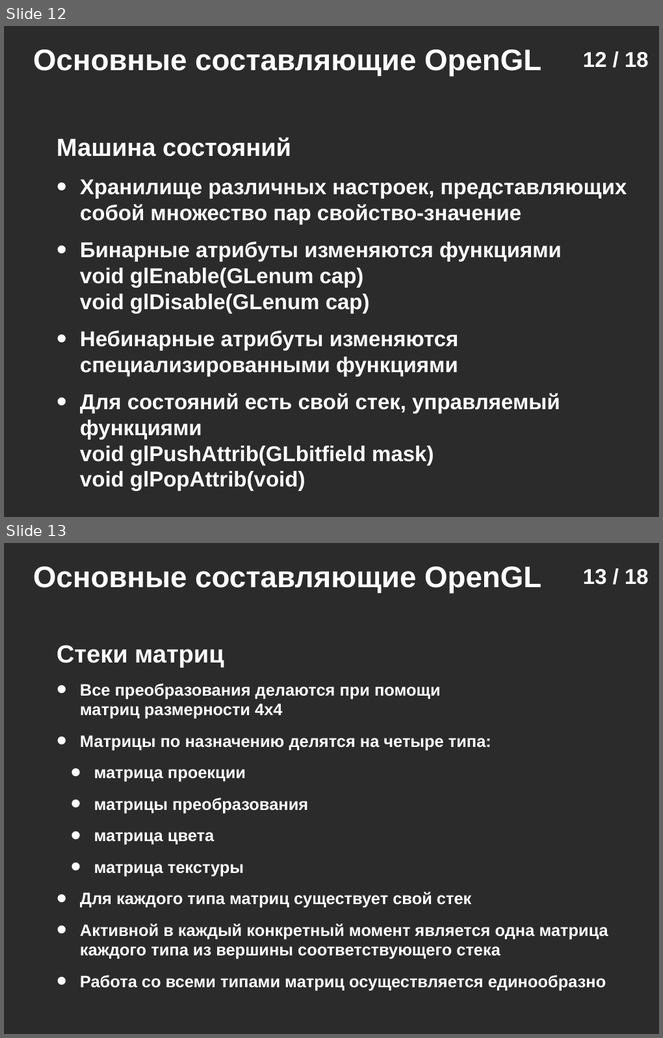
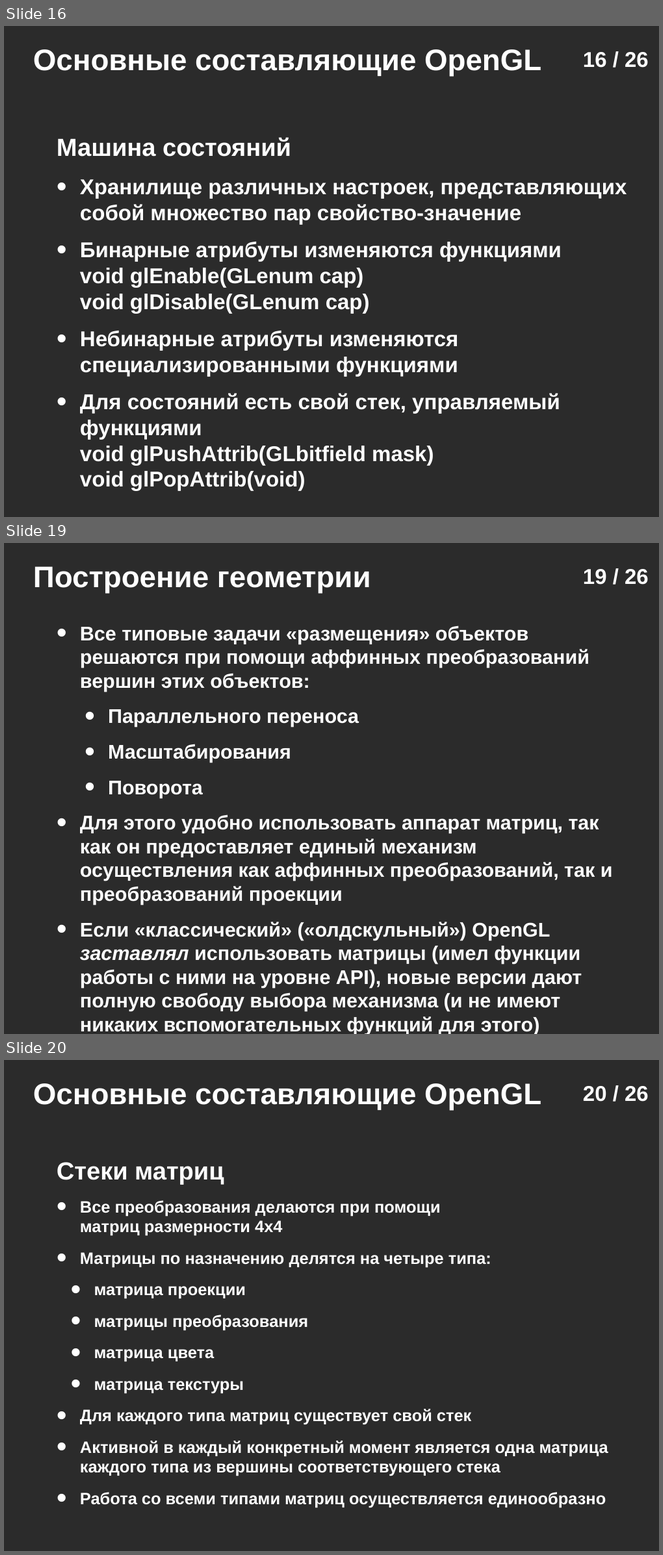
Before and after one commit to icosaeder/mmtech-lect, a slide deck: Лекции/Лекция №1/Лекция №1.odp. Shown one above the other, each under a label of ours: slides 12 and 13 before the commit, slides 16, 19 and 20 after it; the slides between them are not shown. The pictures are 663x1038 and 663x1555 pixels, drawn with LibreOffice and Linux fonts; fonts in the diff are those of the drawing; background and template pictures are left out; a plain dark background stands for a picture behind light text. Boxes give left, top, right and bottom in pixels: in the first picture for what was removed or moved away, otherwise in the second. Text is boxed around its words. In the diff, an @@ line names an element or a change of style, - is before the commit and + after.

```diff
--- a/Лекции/Лекция №1/Лекция №1.odp
+++ b/Лекции/Лекция №1/Лекция №1.odp
@@ slide 19 added at [4, 543, 659, 1034], background picture (left out) @@
@@ text added at [33, 566, 371, 593], 36 pt, text #FFFFFF, bold @@
+Построение геометрии
@@ page number added at [583, 569, 649, 585], 26 pt, text #FFFFFF, bold @@
+19 / 26
@@ text added at [80, 626, 613, 1012], 24 pt, text #FFFFFF, bold @@
+• Все типовые задачи «размещения» объектов решаются при помощи аффинных преобразований вершин этих объектов:
+    • Параллельного переноса
+    • Масштабирования
+    • Поворота
+• Для этого удобно использовать аппарат матриц, так как он предоставляет единый механизм осуществления как аффинных преобразований, так и преобразований проекции
+• Если «классический» («олдскульный») OpenGL заставлял использовать матрицы (имел функции работы с ними на уровне API), новые версии дают полную свободу выбора механизма (и не имеют никаких вспомогательных функций для этого)
@@ what was slide 12 is now slide 16 @@
@@ page number at [583, 52, 649, 68]: text changed @@
-12 / 18
+16 / 26
@@ what was slide 13 is now slide 20 @@
@@ page number at [583, 1086, 649, 1102]: text changed @@
-13 / 18
+20 / 26
```
Also in this commit, not shown: 6 slides changed, 11 other slides added, 4 slides removed, 4 other files.
